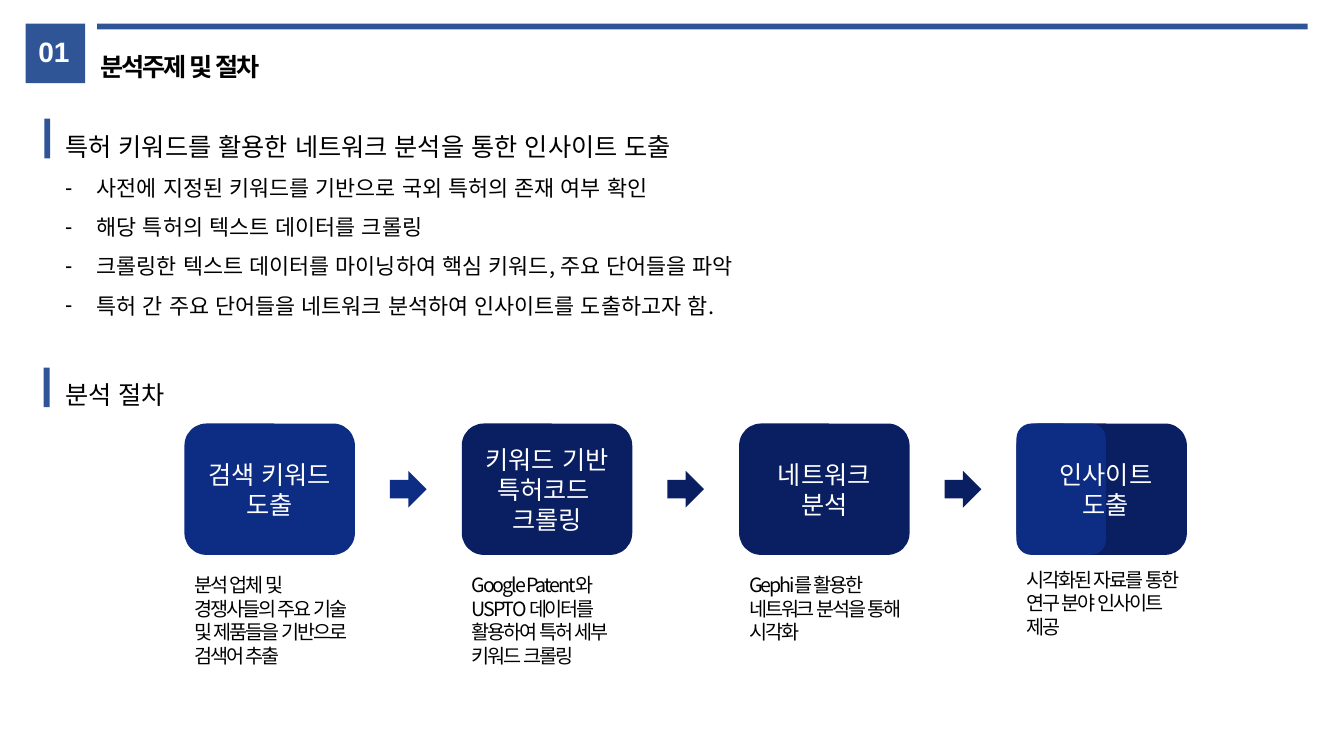
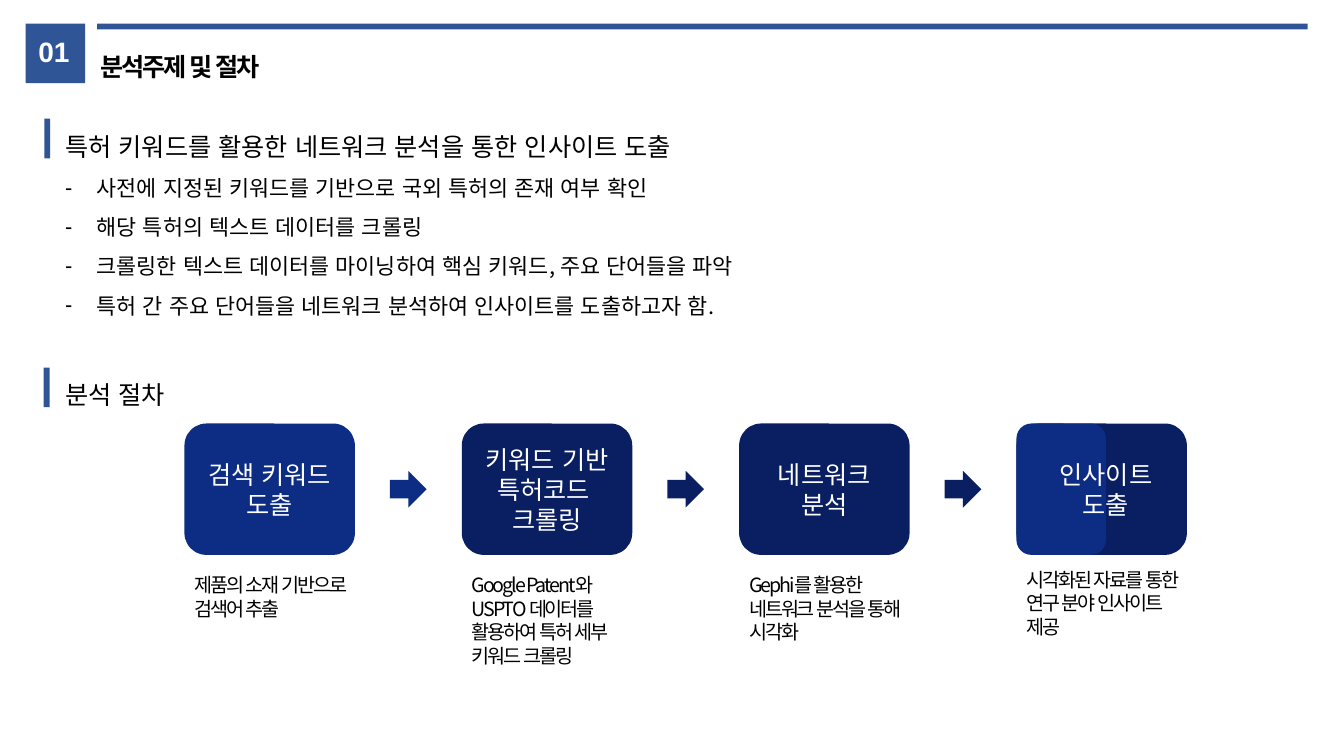
Before and after one commit to JYPark312/electronic_manufacture_2021, a slide deck: slide 5 of presentation.pptx. Drawn at 1344x756 pixels with LibreOffice and Linux fonts; fonts in the diff are those of the drawing. Boxes give left, top, right and bottom in pixels: in the first picture for what was removed or moved away, otherwise in the second. Text is boxed around its words. In the diff, an @@ line names an element or a change of style, - is before the commit and + after.

```diff
--- a/presentation.pptx
+++ b/presentation.pptx
@@ text at [194, 575, 347, 618]: text changed @@
-분석 업체 및 경쟁사들의 주요 기술 및 제품들을 기반으로 검색어 추출
+제품의 소재 기반으로 검색어 추출
```
Also in this commit, not shown: 1 other slide changed.
